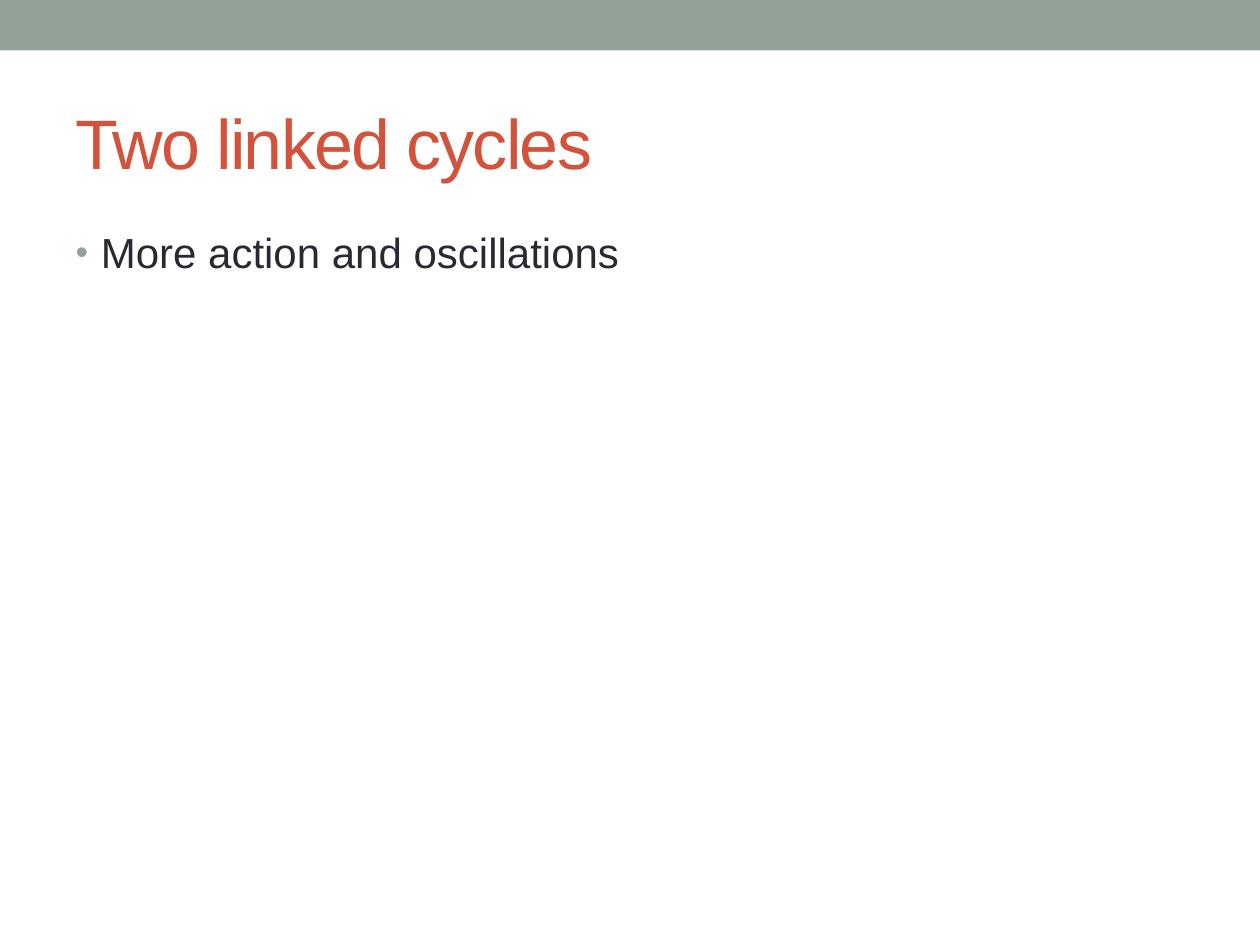
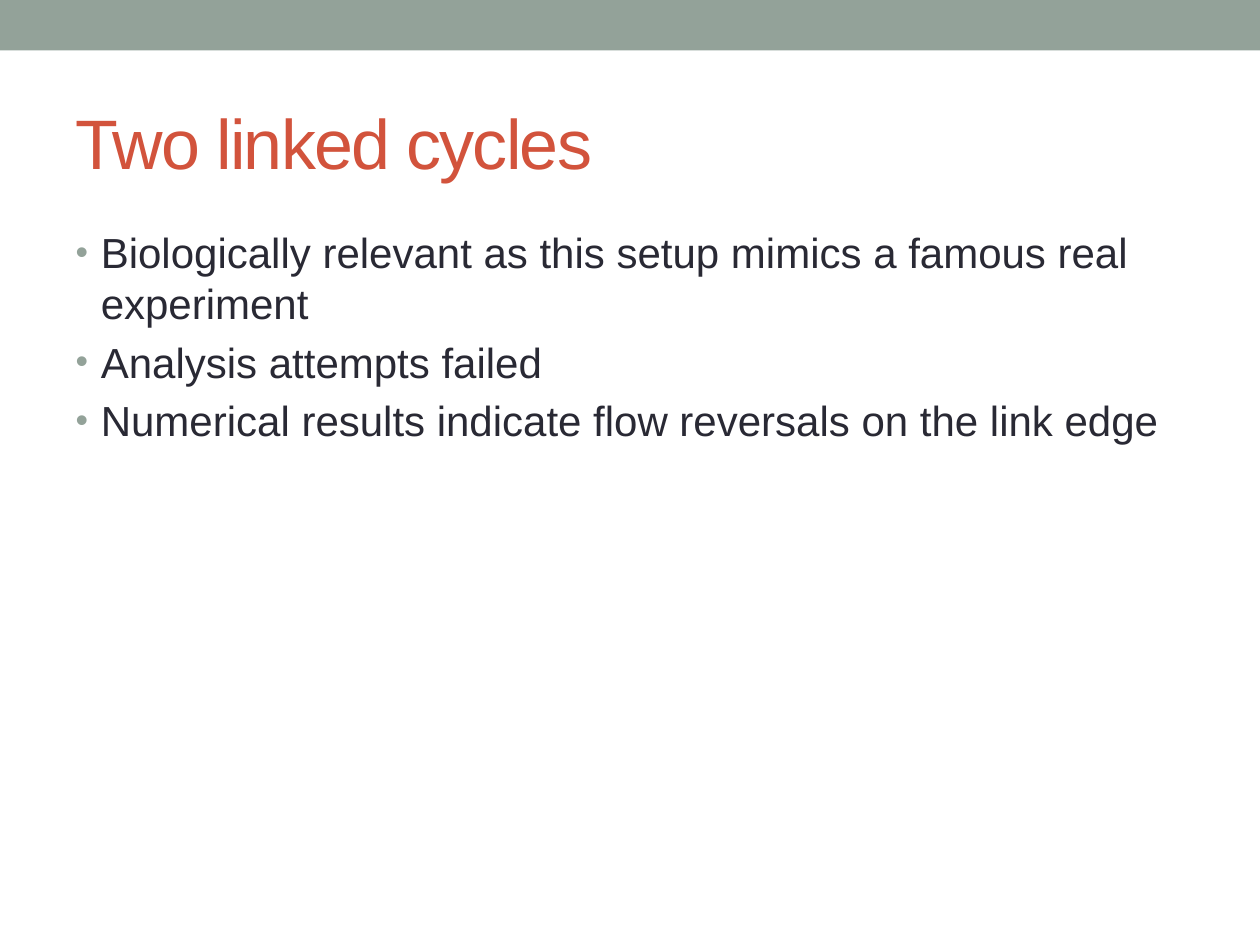
Before and after one commit to 05dirnbe/defense, a slide deck: slide 22 of draft.pptx (slide 21 before the commit). Drawn at 1260x945 pixels with LibreOffice and Linux fonts; fonts in the diff are those of the drawing. Boxes give left, top, right and bottom in pixels: in the first picture for what was removed or moved away, otherwise in the second. Text is boxed around its words. In the diff, an @@ line names an element or a change of style, - is before the commit and + after.

```diff
--- a/draft.pptx
+++ b/draft.pptx
@@ text at [101,237,1158,445]: text changed @@
-• More action and oscillations
+• Biologically relevant as this setup mimics a famous real experiment
+• Analysis attempts failed
+• Numerical results indicate flow reversals on the link edge
```
Also in this commit, not shown: 1 other slide changed, 1 slide added, 6 other files.
